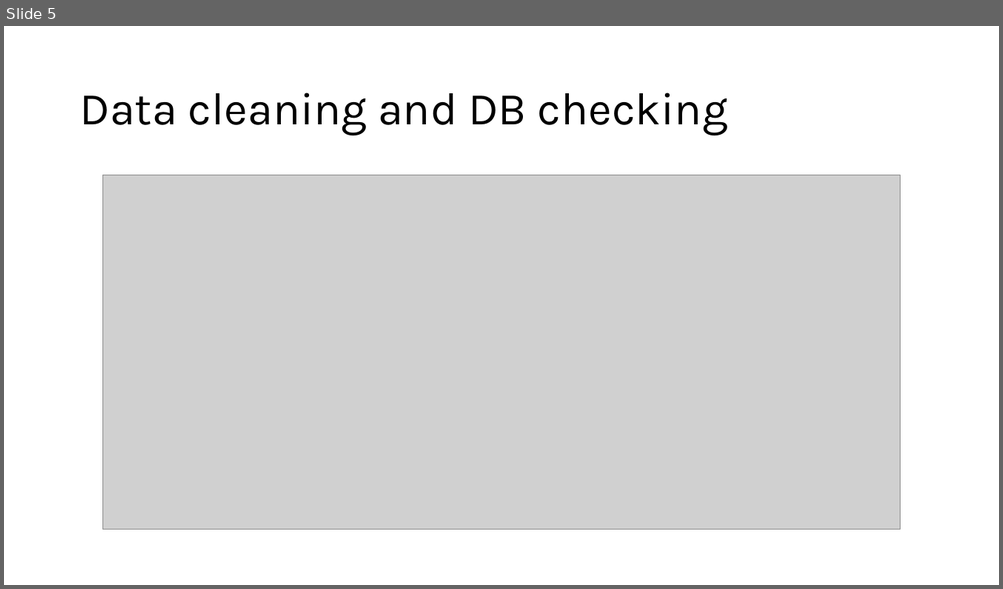
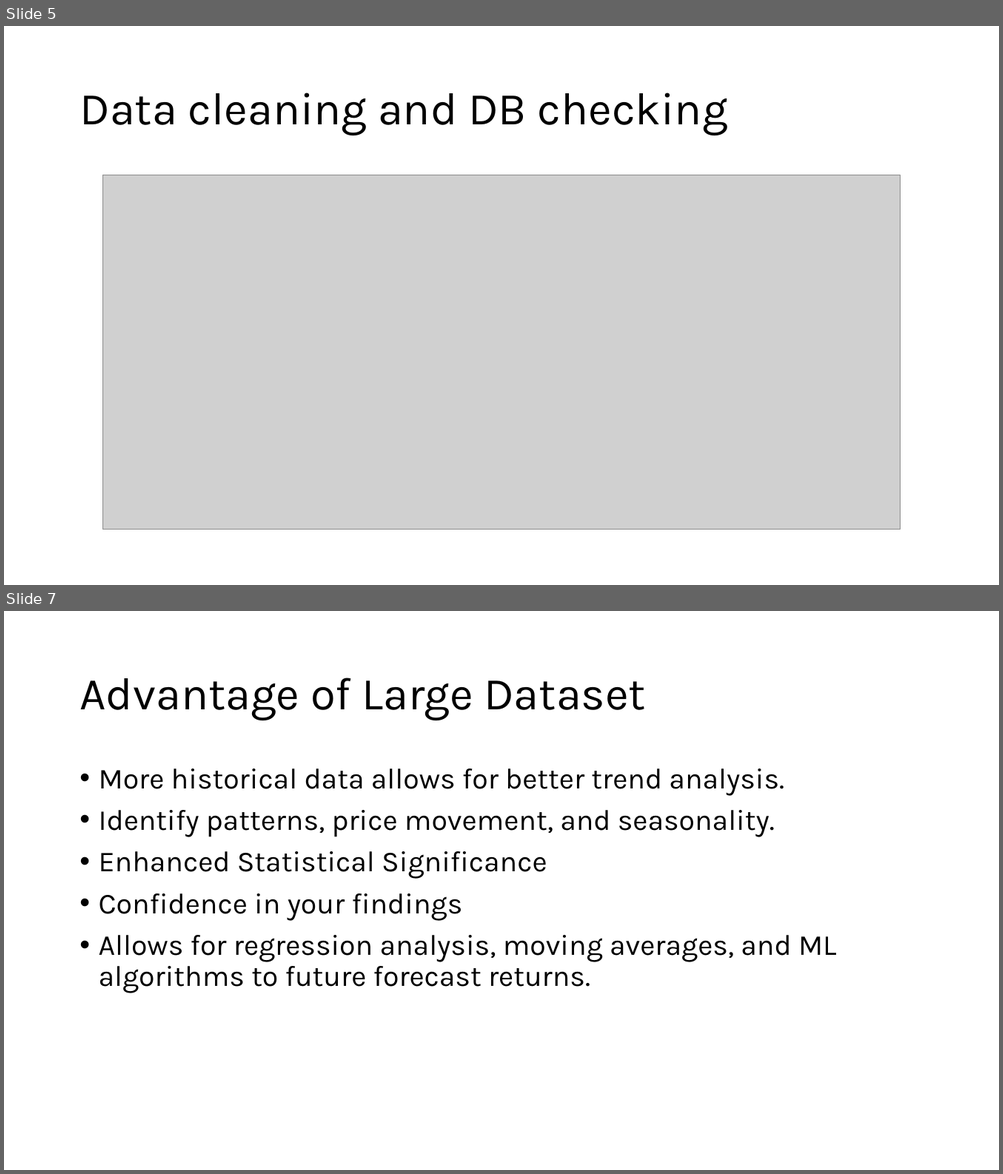
Before and after one commit to Corey-Holton/Group_project_2, a slide deck: Presentation.pptx. Shown one above the other, each under a label of ours: slide 5 before the commit, slides 5 and 7 after it; the slides between them are not shown. The pictures are 1003x589 and 1003x1174 pixels, drawn with LibreOffice and Linux fonts; fonts in the diff are those of the drawing; grey boxes stand for pictures. Boxes give left, top, right and bottom in pixels: in the first picture for what was removed or moved away, otherwise in the second. Text is boxed around its words. In the diff, an @@ line names an element or a change of style, - is before the commit and + after.

```diff
--- a/Presentation.pptx
+++ b/Presentation.pptx
@@ slide 7 added at box(4, 611, 999, 1170), background #FFFFFF @@
@@ title added at box(79, 678, 646, 721), 44 pt, text #000000 @@
+Advantage of Large Dataset
@@ text added at box(99, 769, 836, 994), 28 pt, text #000000 @@
+• More historical data allows for better trend analysis.
+• Identify patterns, price movement, and seasonality.
+• Enhanced Statistical Significance
+• Confidence in your findings
+• Allows for regression analysis, moving averages, and ML algorithms to future forecast returns.
```
Also in this commit, not shown: 1 other slide added, 3 other files.
